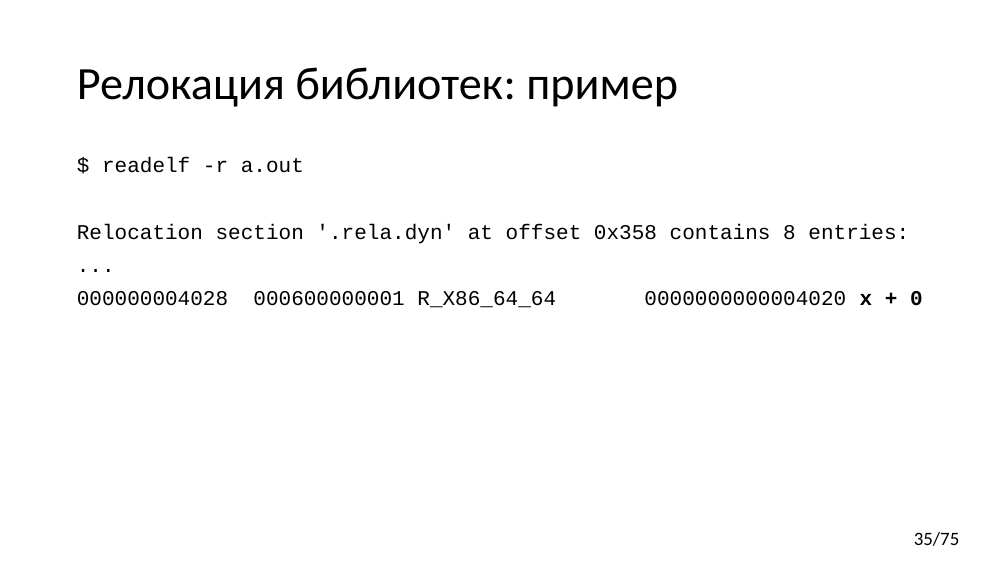
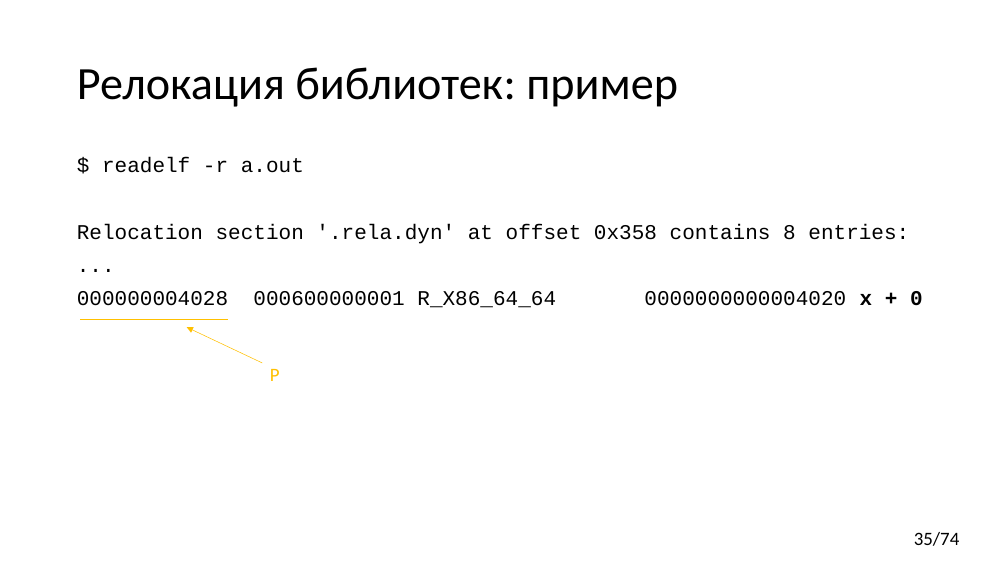
Before and after one commit to yugr/CppRussia, a slide deck: slide 35 of 2024/RU.pptx. Drawn at 1008x567 pixels with LibreOffice and Linux fonts; fonts in the diff are those of the drawing. Boxes give left, top, right and bottom in pixels: in the first picture for what was removed or moved away, otherwise in the second. Text is boxed around its words. In the diff, an @@ line names an element or a change of style, - is before the commit and + after.

```diff
--- a/2024/RU.pptx
+++ b/2024/RU.pptx
@@ line added from (80, 319) to (228, 319), #FFC000 0.5 pt @@
@@ arrow added from (262, 363) to (187, 327), #FFC000 0.5 pt @@
@@ text added at bbox=[270, 369, 280, 381], 18 pt, text #FFC000 @@
+P
@@ page number at bbox=[914, 532, 960, 546]: text changed @@
-35/75
+35/74
```
Also in this commit, not shown: 5 other slides changed.
